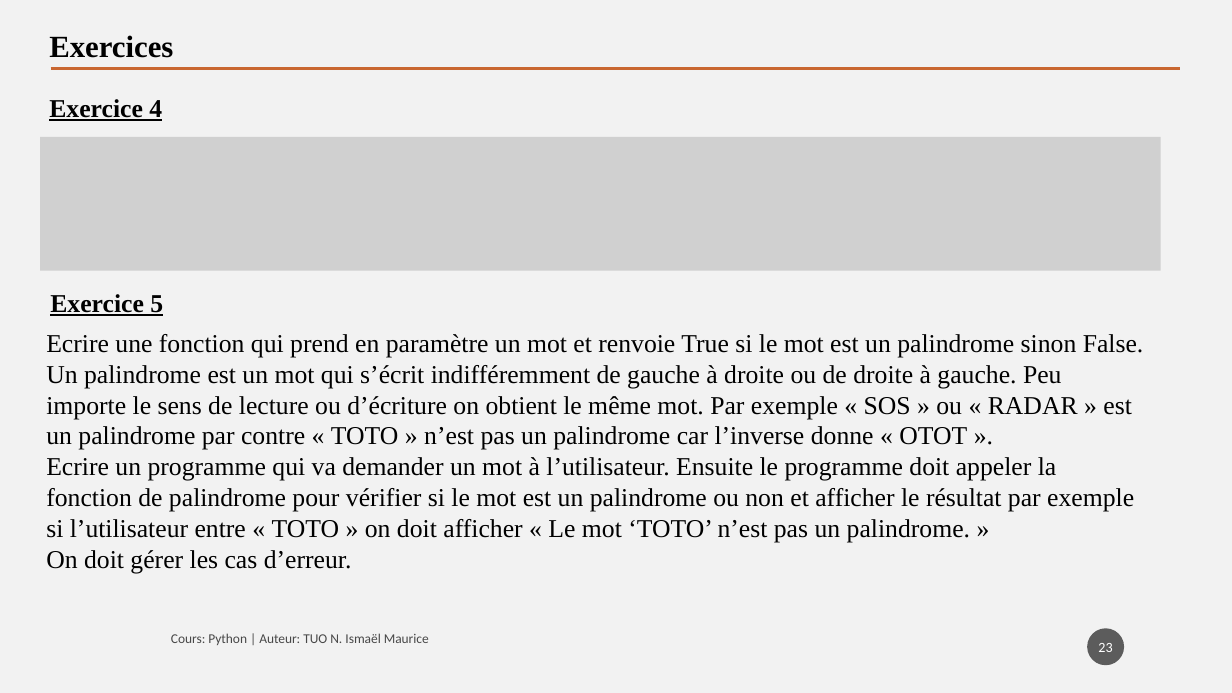
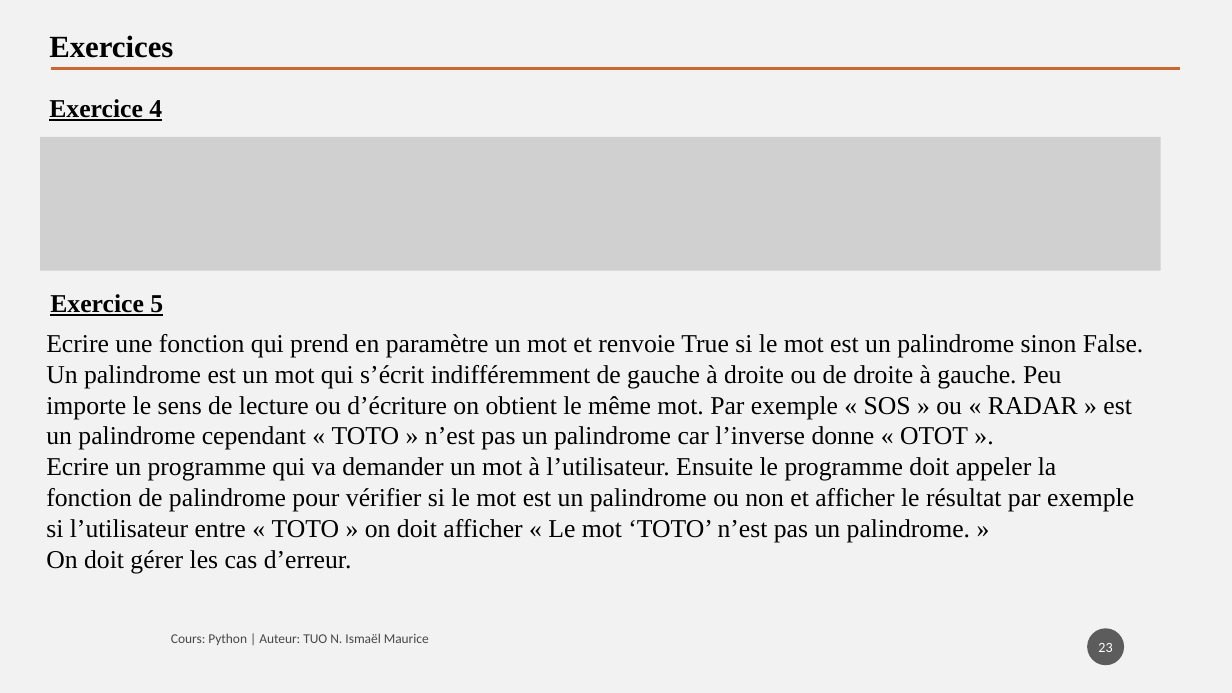
Before and after one commit to tisma95/cours-python, a slide deck: slide 23 of source/Chapitre 8 - Les chaines de caractères.pptx. Drawn at 1232x693 pixels with LibreOffice and Linux fonts; fonts in the diff are those of the drawing; grey boxes stand for pictures. Boxes give left, top, right and bottom in pixels: in the first picture for what was removed or moved away, otherwise in the second. Text is boxed around its words. In the diff, an @@ line names an element or a change of style, - is before the commit and + after.

```diff
--- a/source/Chapitre 8 - Les chaines de caractères.pptx
+++ b/source/Chapitre 8 - Les chaines de caractères.pptx
@@ text at bbox=[46, 365, 1132, 450]: text changed @@
-Un palindrome est un mot qui s’écrit indifféremment de gauche à droite ou de droite à gauche. Peu importe le sens de lecture ou d’écriture on obtient le même mot. Par exemple « SOS » ou « RADAR » est un palindrome par contre « TOTO » n’est pas un palindrome car l’inverse donne « OTOT ».
+Un palindrome est un mot qui s’écrit indifféremment de gauche à droite ou de droite à gauche. Peu importe le sens de lecture ou d’écriture on obtient le même mot. Par exemple « SOS » ou « RADAR » est un palindrome cependant « TOTO » n’est pas un palindrome car l’inverse donne « OTOT ».
```
Also in this commit, not shown: 10 other slides changed, 3 other files.
